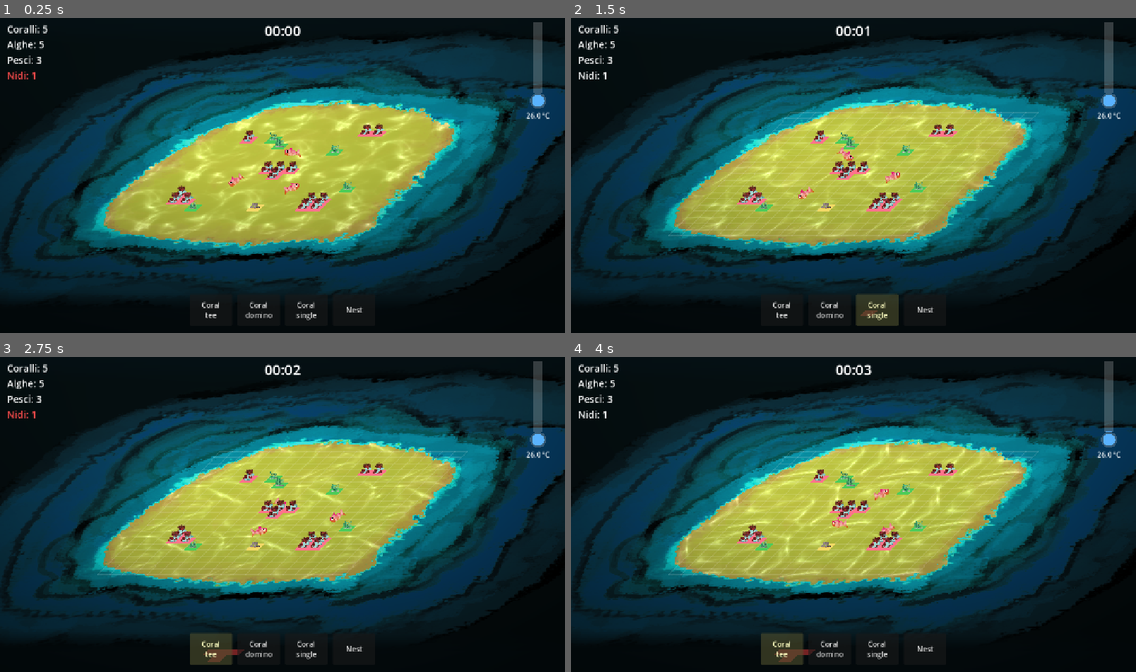
Above: before the commit, frames 1-4 (two rows, left to right).
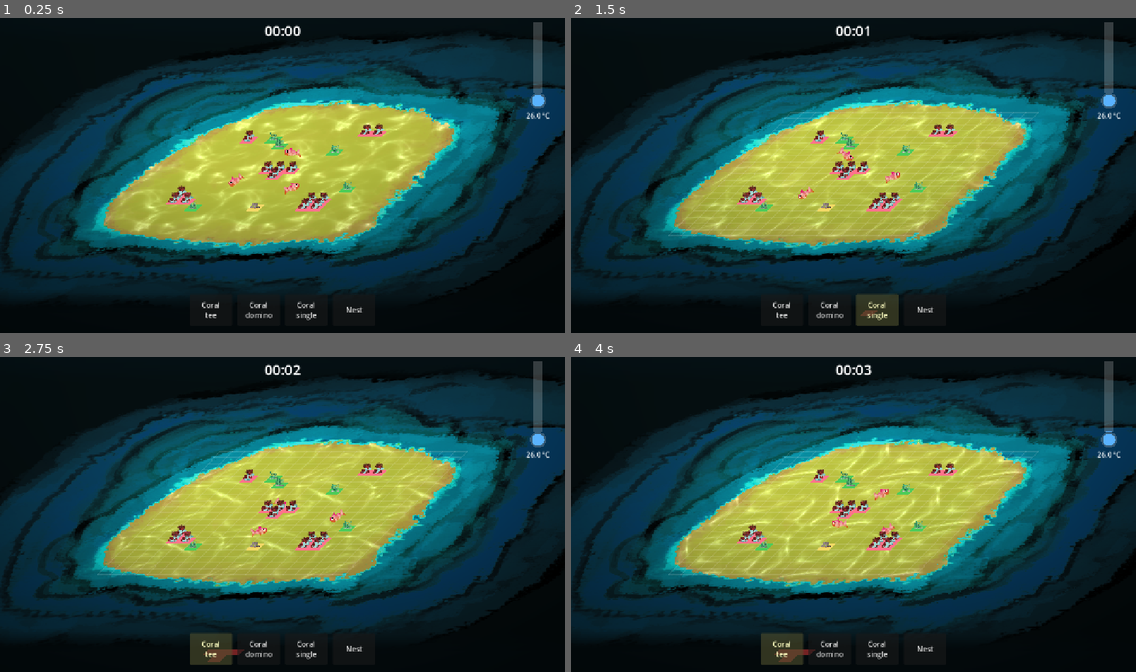
Above: after the commit, the same moments.

Repository: TakFog/rgj2026
Game: Godot game, scene res://main/main.tscn
The game is run twice, just before and just after one commit, with the same random seed, the same clock (stepped at 60 frames per second) and the same inputs. Sound files missing from this copy of the repository are replaced by a short silence.
Inputs:
- Up to frame 1 (0.25 s): no input
- Up to frame 2 (1.5 s): click "Coral single" at 0.5 s; click "Coral single" at 1.25 s
- Up to frame 3 (2.75 s): click "Coral tee" at 2 s
- Up to frame 4 (4 s): click "Nest" at 2.75 s; click "Coral tee" at 3.5 s

The runs differ from the first frame. In frame 1, 0.3% of the frame differs, in the area x 1-9%, y 2-20%; in frame 2, 0.3%; in frame 3, 0.3%; in frame 4, 0.3%.

Commit message:
Remove the population counters from the HUD

Diff:
--- a/tests/unit/test_hud_text.gd
+++ b/tests/unit/test_hud_text.gd
@@ -4,12 +4,6 @@
 func test_format_time() -> void:
 	assert_eq(Hud.format_time(0.0), "00:00")
 	assert_eq(Hud.format_time(125.7), "02:05")
-
-
-func test_is_critical() -> void:
-	assert_true(Hud.is_critical(0))
-	assert_true(Hud.is_critical(1))
-	assert_false(Hud.is_critical(2))
 
 
 func test_warning_text_for_coral() -> void:
--- a/ui/b_hud.gd
+++ b/ui/b_hud.gd
@@ -1,18 +1,14 @@
 class_name Hud
 extends Control
-## Population counters (top left, flashing red when <= 1), survival time (top
-## centre) and the collapse warning below it (GDD §3, §9, roadmap contract #10).
+## Survival time (top centre) and the collapse warning below it (GDD §3, §9,
+## roadmap contract #10).
 
 const NAMES := {&"corals": "Coralli", &"algae": "Alghe", &"fish": "Pesci", &"nests": "Nidi"}
-const FLASH_PERIOD := 0.5
 const CRITICAL_COLOR := Color(1.0, 0.3, 0.3)
 
 var monitor: PopulationMonitor
-var _counter_labels: Dictionary = {} # StringName -> Label
-var _counts: Dictionary = {} # StringName -> int
 var _score_label: Label
 var _warning_label: Label
-var _flash_time := 0.0
 
 
 static func display_name(population: StringName) -> String:
@@ -22,10 +18,6 @@
 static func format_time(seconds: float) -> String:
 	var whole := floori(seconds)
 	return "%02d:%02d" % [floori(whole / 60.0), whole % 60]
-
-
-static func is_critical(count: int) -> bool:
-	return count <= 1
 
 
 ## Collapse warning text. `hatch_seconds` < 0 means "no eggs" (no hint shown).
@@ -40,7 +32,6 @@
 ## Connect to a monitor. Safe to call before the HUD enters the tree.
 func bind(p_monitor: PopulationMonitor) -> void:
 	monitor = p_monitor
-	monitor.counts_changed.connect(_on_counts_changed)
 	monitor.score_changed.connect(_on_score_changed)
 
 
@@ -48,7 +39,6 @@
 	process_mode = Node.PROCESS_MODE_PAUSABLE
 	mouse_filter = Control.MOUSE_FILTER_IGNORE
 	set_anchors_and_offsets_preset(Control.PRESET_FULL_RECT)
-	_build_counters()
 	_score_label = _make_centered_label(12.0, 32)
 	_score_label.text = format_time(0.0)
 	_warning_label = _make_centered_label(56.0, 24)
@@ -56,13 +46,7 @@
 	_warning_label.visible = false
 
 
-func _process(delta: float) -> void:
-	_flash_time += delta
-	var flash_on := fmod(_flash_time, FLASH_PERIOD) < FLASH_PERIOD * 0.5
-	for population: StringName in _counter_labels:
-		var label: Label = _counter_labels[population]
-		var critical := is_critical(_counts.get(population, 99))
-		label.modulate = CRITICAL_COLOR if critical and flash_on else Color.WHITE
+func _process(_delta: float) -> void:
 	_update_warning()
 
 
@@ -78,29 +62,8 @@
 	_warning_label.visible = true
 
 
-func _on_counts_changed(counts: Dictionary) -> void:
-	_counts = counts
-	for population: StringName in counts:
-		if _counter_labels.has(population):
-			var label: Label = _counter_labels[population]
-			label.text = "%s: %d" % [display_name(population), counts[population]]
-
-
 func _on_score_changed(seconds: float) -> void:
 	_score_label.text = format_time(seconds)
-
-
-func _build_counters() -> void:
-	var box := VBoxContainer.new()
-	box.position = Vector2(16, 16)
-	box.mouse_filter = Control.MOUSE_FILTER_IGNORE
-	add_child(box)
-	for population in PopulationMonitor.POPULATIONS:
-		var label := Label.new()
-		label.add_theme_font_size_override("font_size", 22)
-		label.text = "%s: -" % display_name(population)
-		box.add_child(label)
-		_counter_labels[population] = label
 
 
 func _make_centered_label(top: float, font_size: int) -> Label:
Not shown, changed: docs/GDD.md
